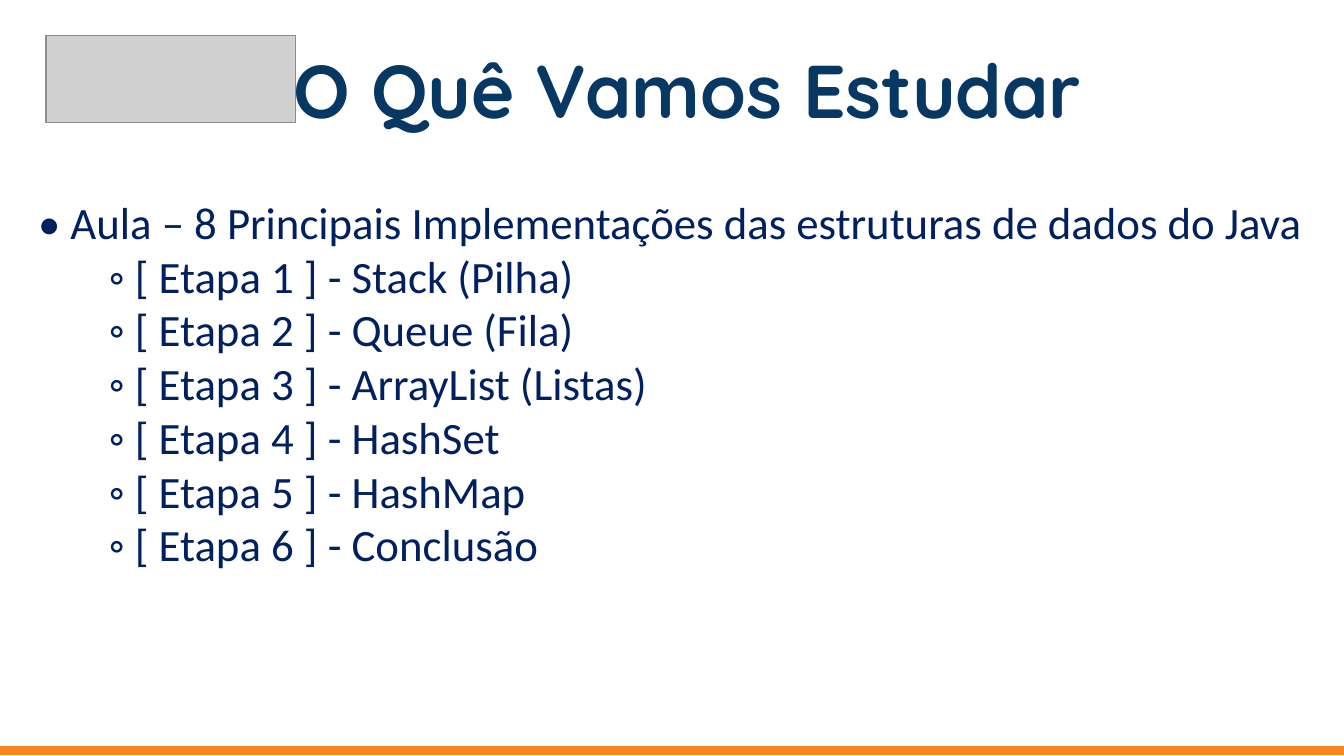
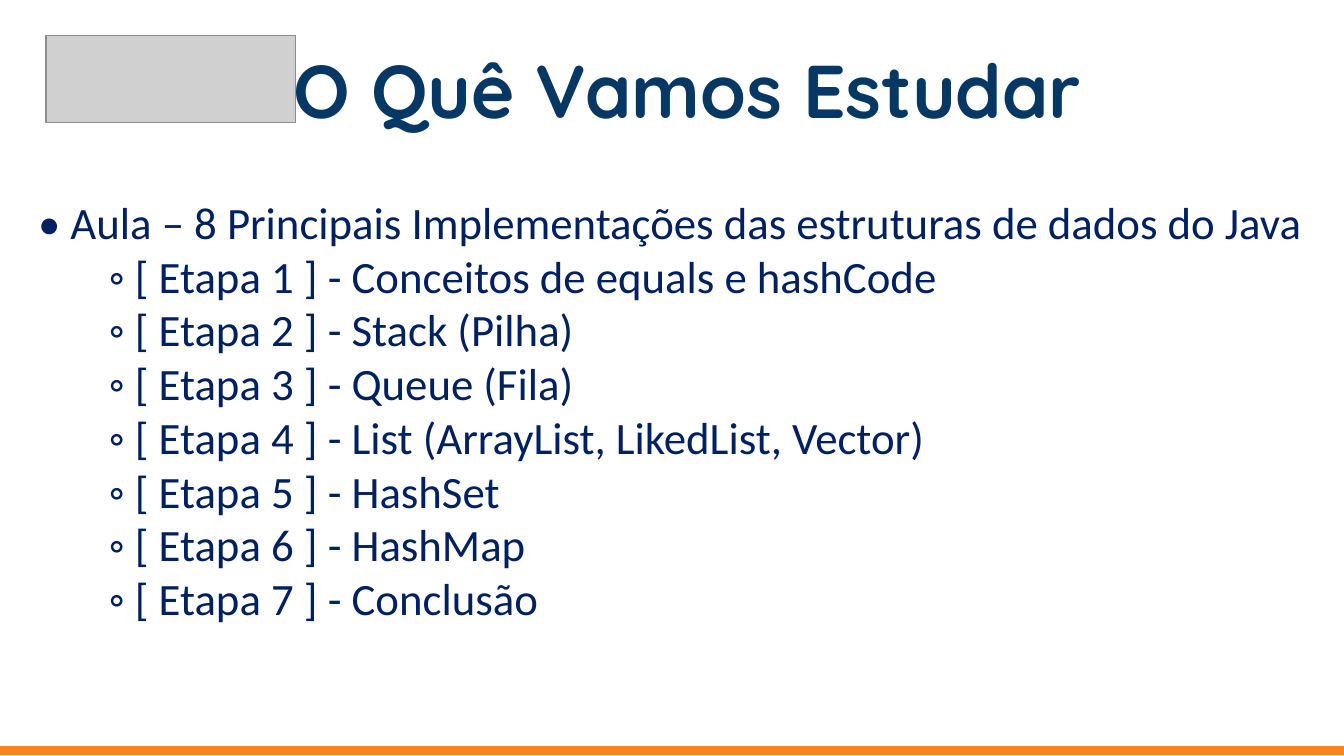
Before and after one commit to jrdutra/estruturaDeDadosJavaDio, a slide deck: slide 18 of apresentacoes/Aula-1/Etapa1-Apresentacao/Etapa1.pptx. Drawn at 1344x756 pixels with LibreOffice and Linux fonts; fonts in the diff are those of the drawing; grey boxes stand for pictures. Boxes give left, top, right and bottom in pixels: in the first picture for what was removed or moved away, otherwise in the second. Text is boxed around its words. In the diff, an @@ line names an element or a change of style, - is before the commit and + after.

Commit message:
Ementa do curso e atualização de etapas

```diff
--- a/apresentacoes/Aula-1/Etapa1-Apresentacao/Etapa1.pptx
+++ b/apresentacoes/Aula-1/Etapa1-Apresentacao/Etapa1.pptx
@@ text at (159, 262, 936, 623): text changed @@
-◦ [ Etapa 1 ] - Stack (Pilha)
-◦ [ Etapa 2 ] - Queue (Fila)
-◦ [ Etapa 3 ] - ArrayList (Listas)
-◦ [ Etapa 4 ] - HashSet
-◦ [ Etapa 5 ] - HashMap
-◦ [ Etapa 6 ] - Conclusão
+◦ [ Etapa 1 ] - Conceitos de equals e hashCode
+◦ [ Etapa 2 ] - Stack (Pilha)
+◦ [ Etapa 3 ] - Queue (Fila)
+◦ [ Etapa 4 ] - List (ArrayList, LikedList, Vector)
+◦ [ Etapa 5 ] - HashSet
+◦ [ Etapa 6 ] - HashMap
+◦ [ Etapa 7 ] - Conclusão
```
Also in this commit, not shown: 1 other slide changed, 2 other files.
